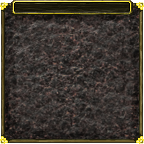
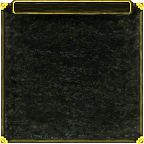
Comparing the layer stacks of the two 144px x 144px images. Changes:
renamed "Pasted Layer #1" to "Pasted Layer #2", painted on it over [5, 7, 139, 139]
